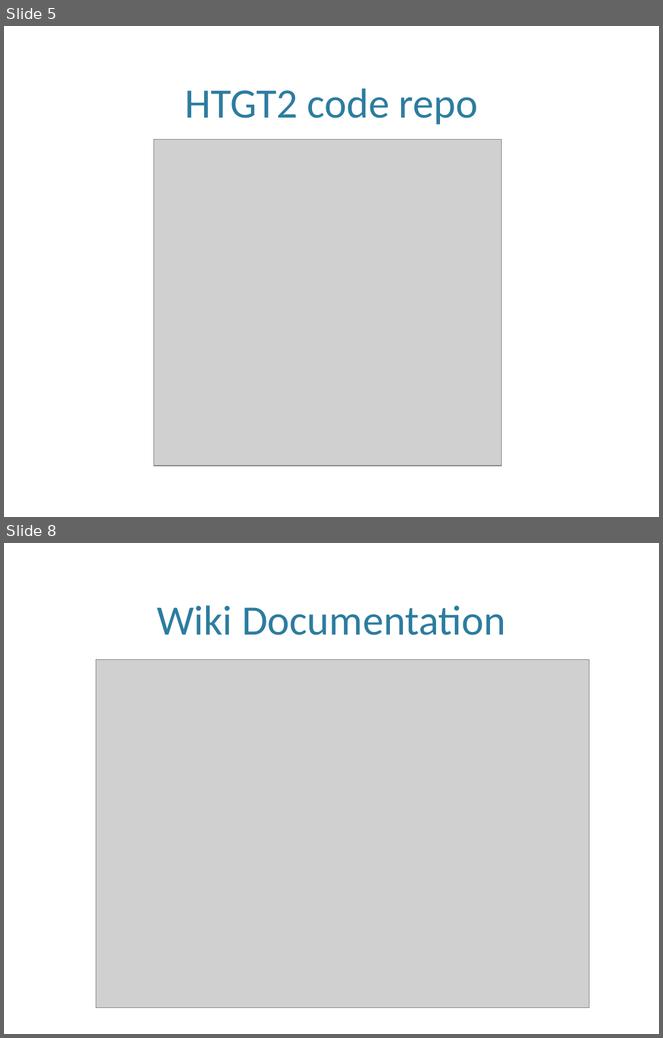
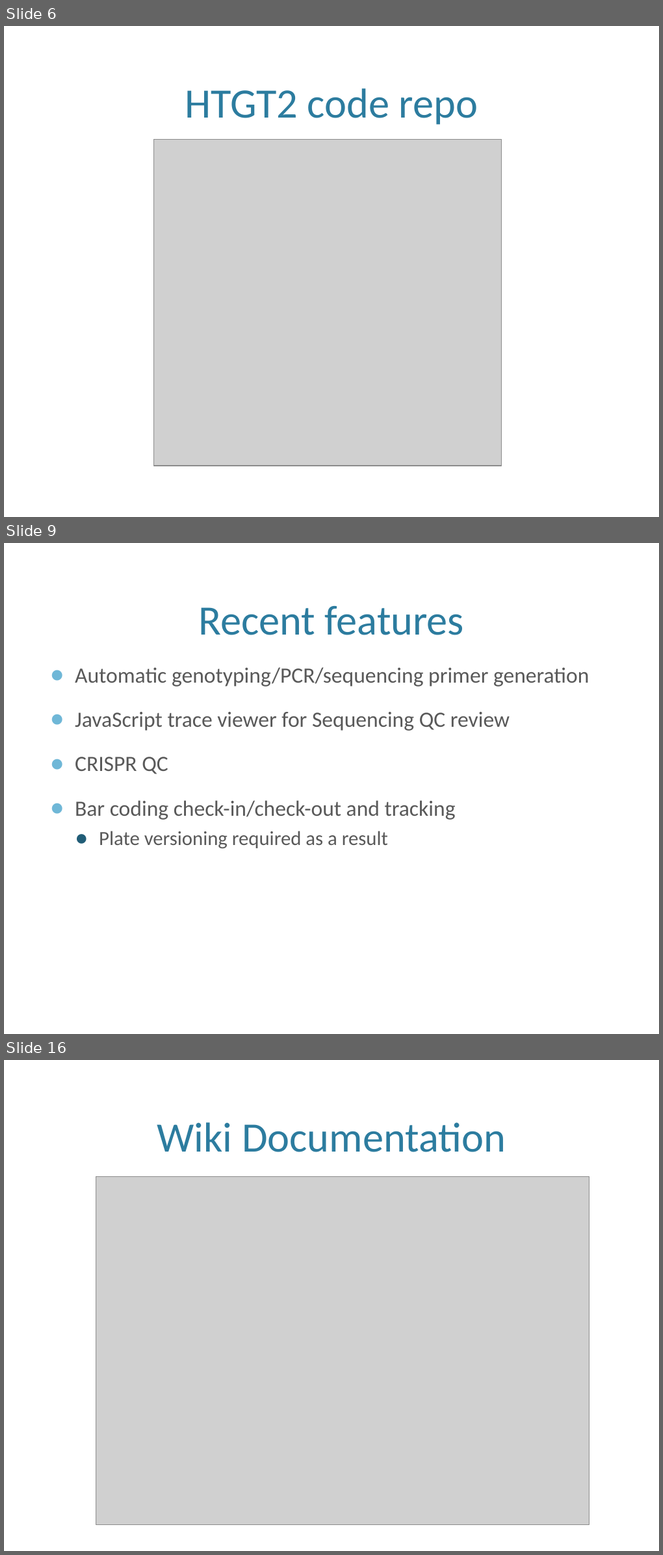
Before and after one commit to htgt/Docs, a slide deck: IMG-2015.pptx. Shown one above the other, each under a label of ours: slides 5 and 8 before the commit, slides 6, 9 and 16 after it; the slides between them are not shown. The pictures are 663x1038 and 663x1555 pixels, drawn with LibreOffice and Linux fonts; fonts in the diff are those of the drawing; grey boxes stand for pictures; background and template pictures are left out. Boxes give left, top, right and bottom in pixels: in the first picture for what was removed or moved away, otherwise in the second. Text is boxed around its words. In the diff, an @@ line names an element or a change of style, - is before the commit and + after.

Commit message:
Final for review

```diff
--- a/IMG-2015.pptx
+++ b/IMG-2015.pptx
@@ slide 9 added at bbox=[4, 543, 659, 1034], background picture (left out) @@
@@ title added at bbox=[198, 606, 464, 635], 46 pt, text #2C7C9F @@
+Recent features
@@ text added at bbox=[75, 667, 589, 849], 24 pt, text #595959 @@
+● Automatic genotyping/PCR/sequencing primer generation
+● JavaScript trace viewer for Sequencing QC review
+● CRISPR QC
+● Bar coding check-in/check-out and tracking
+  ● Plate versioning required as a result
@@ what was slide 5 is now slide 6 @@
@@ what was slide 8 is now slide 16 @@
```
Also in this commit, not shown: 5 slides changed, 7 other slides added.
